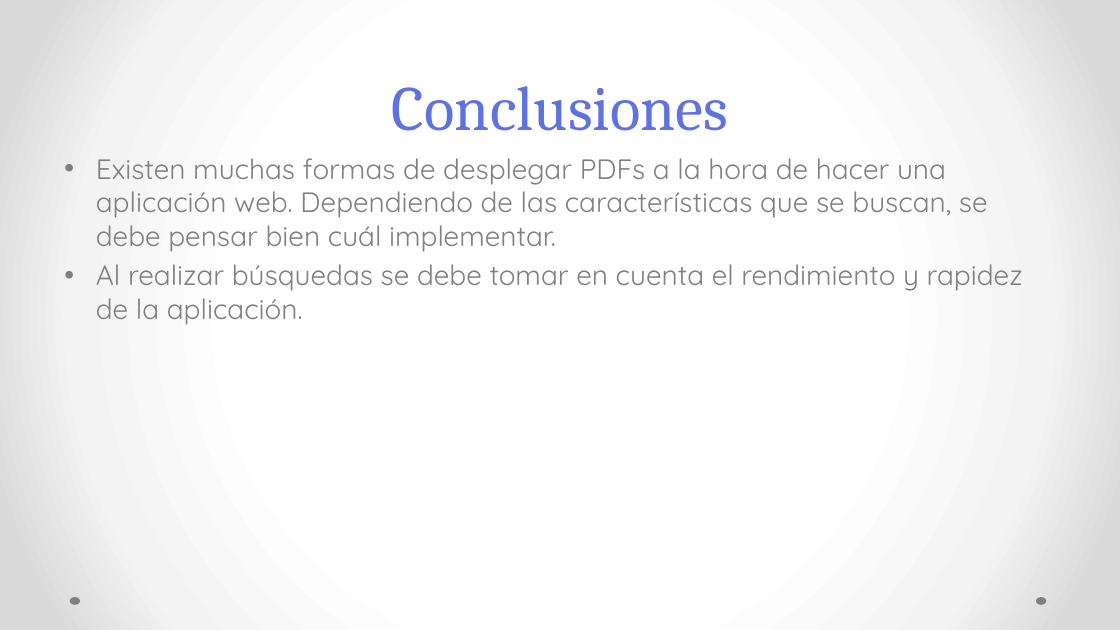
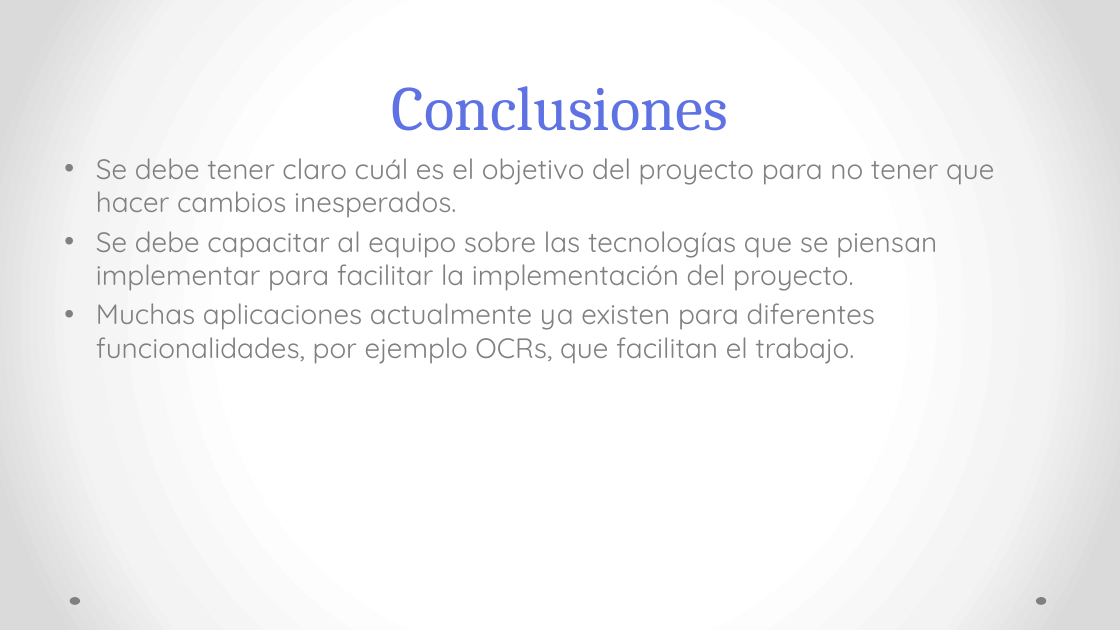
Before and after one commit to ThelmaLemus/Law, a slide deck: slide 31 of Lawbrary2.pptx. Drawn at 1120x630 pixels with LibreOffice and Linux fonts; fonts in the diff are those of the drawing. Boxes give left, top, right and bottom in pixels: in the first picture for what was removed or moved away, otherwise in the second. Text is boxed around its words. In the diff, an @@ line names an element or a change of style, - is before the commit and + after.

```diff
--- a/Lawbrary2.pptx
+++ b/Lawbrary2.pptx
@@ text at [96,158,994,364]: text changed @@
-• Existen muchas formas de desplegar PDFs a la hora de hacer una aplicación web. Dependiendo de las características que se buscan, se debe pensar bien cuál implementar.
-• Al realizar búsquedas se debe tomar en cuenta el rendimiento y rapidez de la aplicación.
+• Se debe tener claro cuál es el objetivo del proyecto para no tener que hacer cambios inesperados.
+• Se debe capacitar al equipo sobre las tecnologías que se piensan implementar para facilitar la implementación del proyecto.
+• Muchas aplicaciones actualmente ya existen para diferentes funcionalidades, por ejemplo OCRs, que facilitan el trabajo.
```
Also in this commit, not shown: 4 other slides changed.
